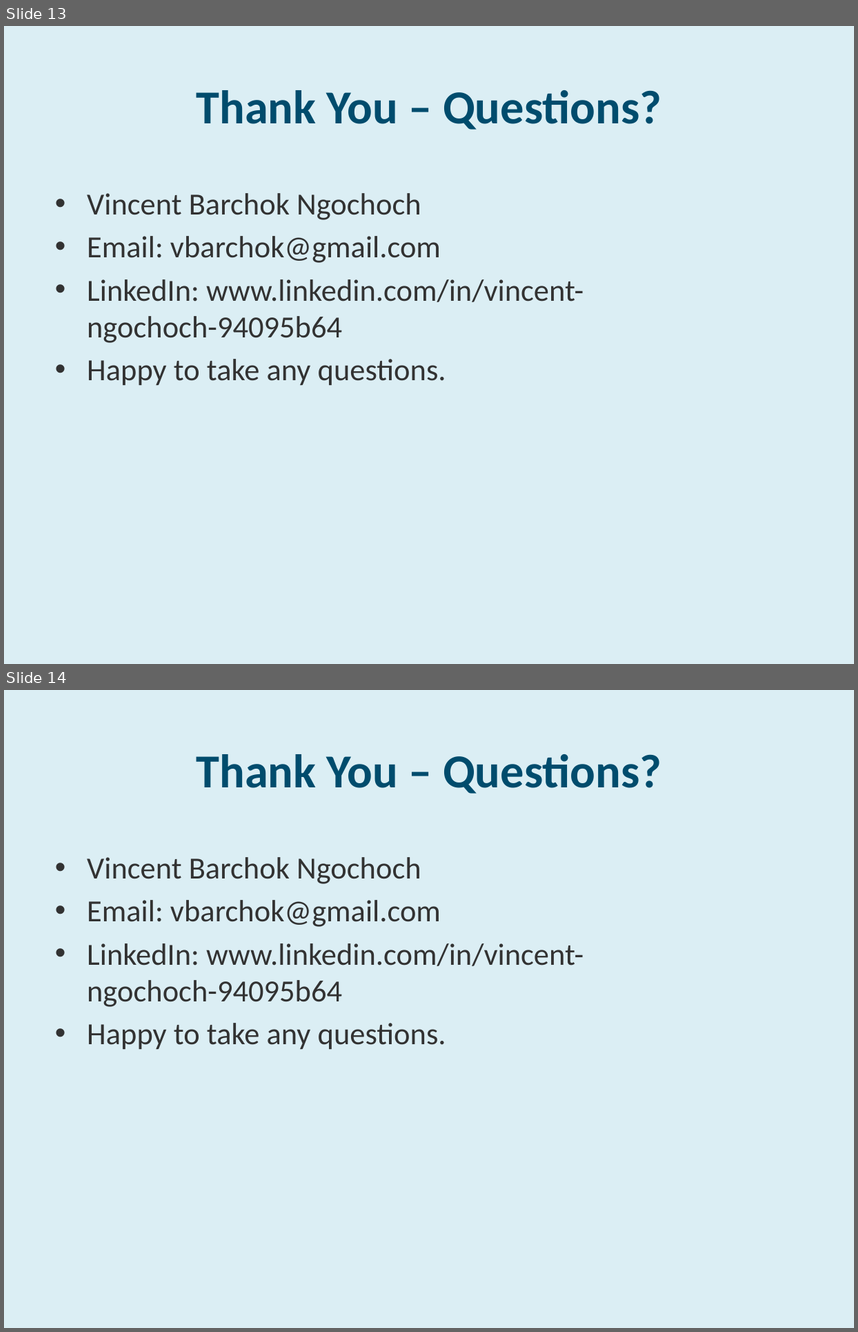
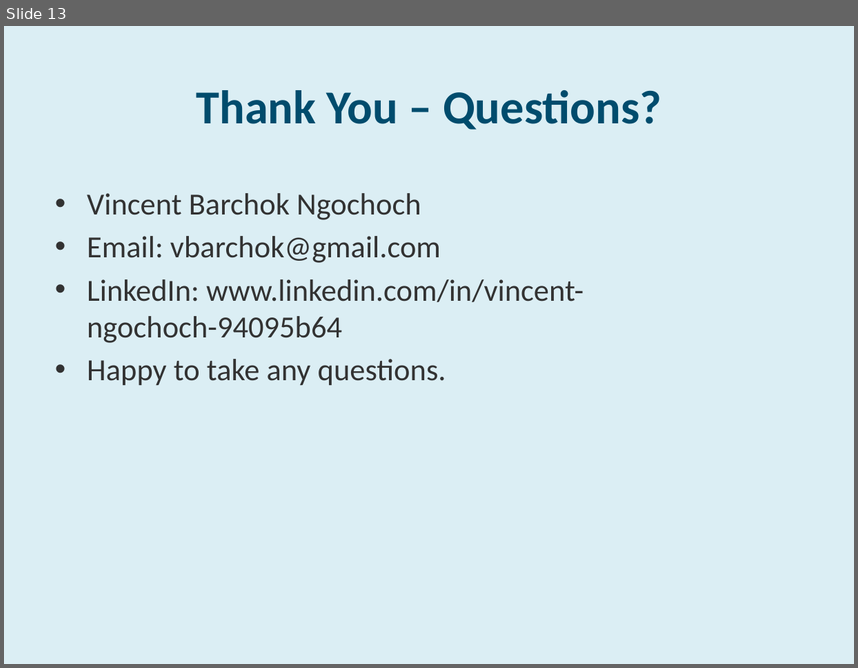
Before and after one commit to Vincent1237/Loan-Default-Prediction-ML, a slide deck: Final_Presentation.pptx. Shown one above the other, each under a label of ours: slides 13 and 14 before the commit, slide 13 after it. The pictures are 858x1332 and 858x668 pixels, drawn with LibreOffice and Linux fonts; fonts in the diff are those of the drawing. Boxes give left, top, right and bottom in pixels: in the first picture for what was removed or moved away, otherwise in the second. Text is boxed around its words. In the diff, an @@ line names an element or a change of style, - is before the commit and + after.

```diff
--- a/Final_Presentation.pptx
+++ b/Final_Presentation.pptx
@@ slide 14 removed at box(4, 690, 854, 1328), background #DBEEF4 @@
@@ title removed at box(197, 754, 662, 793) @@
-Thank You – Questions?
@@ text removed at box(87, 857, 584, 1049) @@
-• Vincent Barchok Ngochoch
-• Email: vbarchok@gmail.com
-• LinkedIn: www.linkedin.com/in/vincent-ngochoch-94095b64
-• Happy to take any questions.
```
Also in this commit, not shown: 1 other file.
